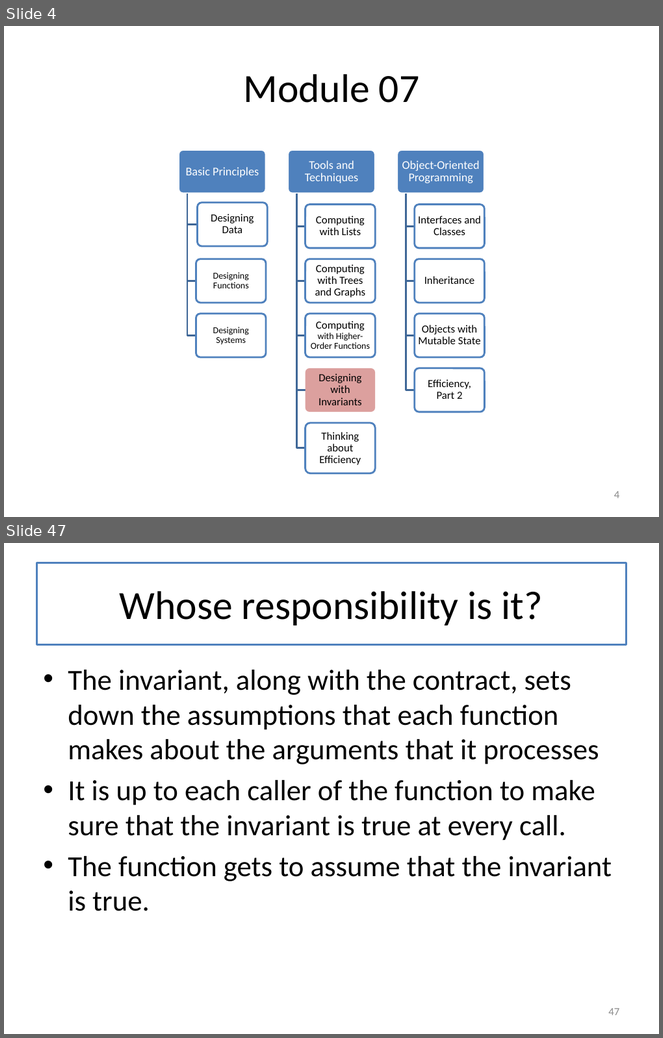
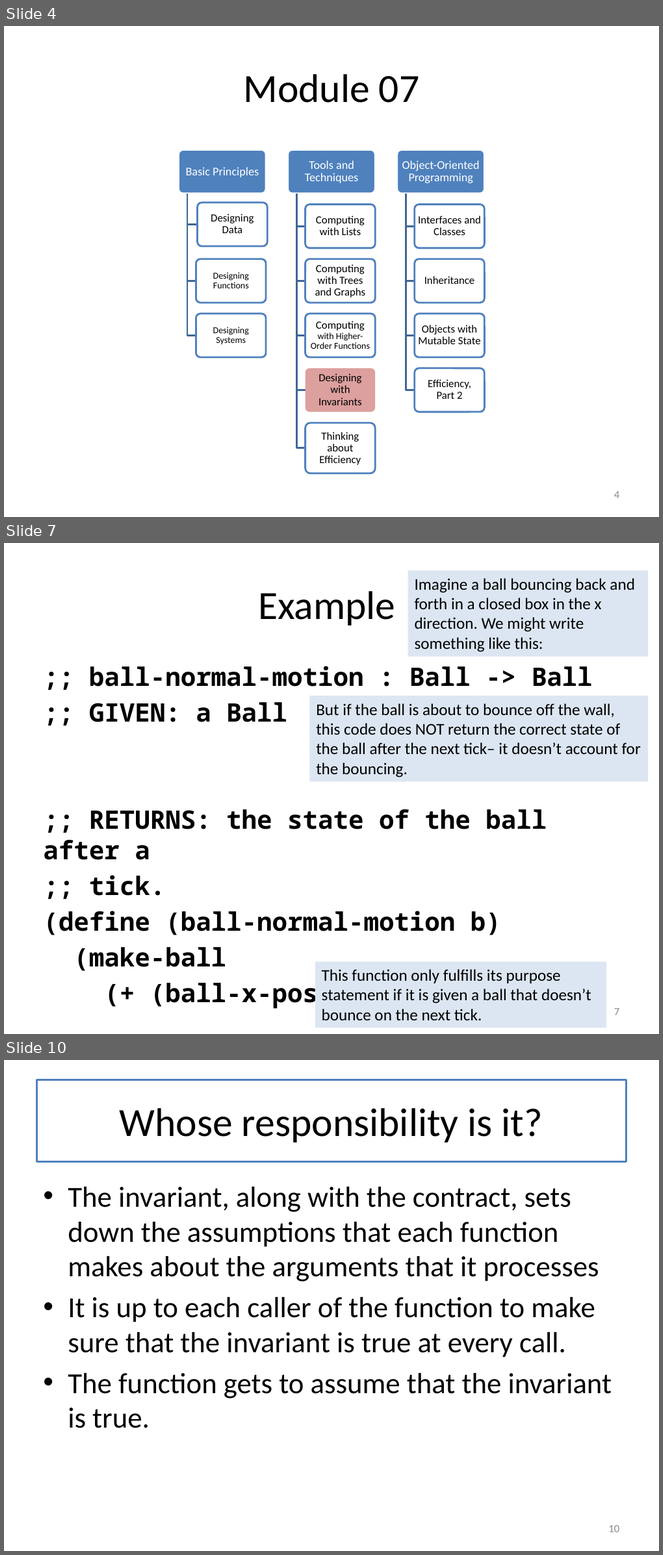
Before and after one commit to mwand/cs5010f17, a slide deck: Slides/Lesson 7.1-7.3 Invariants Combined.pptx. Shown one above the other, each under a label of ours: slides 4 and 47 before the commit, slides 4, 7 and 10 after it; the slides between them are not shown. The pictures are 663x1038 and 663x1555 pixels, drawn with LibreOffice and Linux fonts; fonts in the diff are those of the drawing. Boxes give left, top, right and bottom in pixels: in the first picture for what was removed or moved away, otherwise in the second. Text is boxed around its words. In the diff, an @@ line names an element or a change of style, - is before the commit and + after.

```diff
--- a/Slides/Lesson 7.1-7.3 Invariants Combined.pptx
+++ b/Slides/Lesson 7.1-7.3 Invariants Combined.pptx
@@ slide 7 added at (4, 543, 659, 1034), background #FFFFFF @@
@@ title added at (36, 563, 627, 644), fill #FFFFFF, outline #4F81BD 2 pt, 44 pt, text #000000 @@
+Example
@@ rectangle added at (408, 570, 649, 656), fill #DCE6F2, 18 pt, text #000000 @@
+Imagine a ball bouncing back and forth in a closed box in the x direction. We might write something like this:
@@ text added at (43, 666, 593, 1009), 28 pt, text #000000, bold @@
+;; ball-normal-motion : Ball -> Ball
+;; GIVEN: a Ball
+;; RETURNS: the state of the ball after a
+;; tick.
+(define (ball-normal-motion b)
+(make-ball
+(+ (ball-x-pos b) BALLSPEED)))
@@ rectangle added at (310, 696, 649, 782), fill #DCE6F2, 18 pt, text #000000 @@
+But if the ball is about to bounce off the wall, this code does NOT return the correct state of the ball after the next tick– it doesn’t account for the bouncing.
@@ rectangle added at (315, 962, 607, 1028), fill #DCE6F2, 18 pt, text #000000 @@
+This function only fulfills its purpose statement if it is given a ball that doesn’t bounce on the next tick.
@@ page number added at (614, 1008, 620, 1016), 12 pt, text #8C8C8C @@
+7
@@ what was slide 47 is now slide 10 @@
@@ page number at (608, 1525, 620, 1533): text changed @@
-47
+10
```
Also in this commit, not shown: 6 other slides added.
